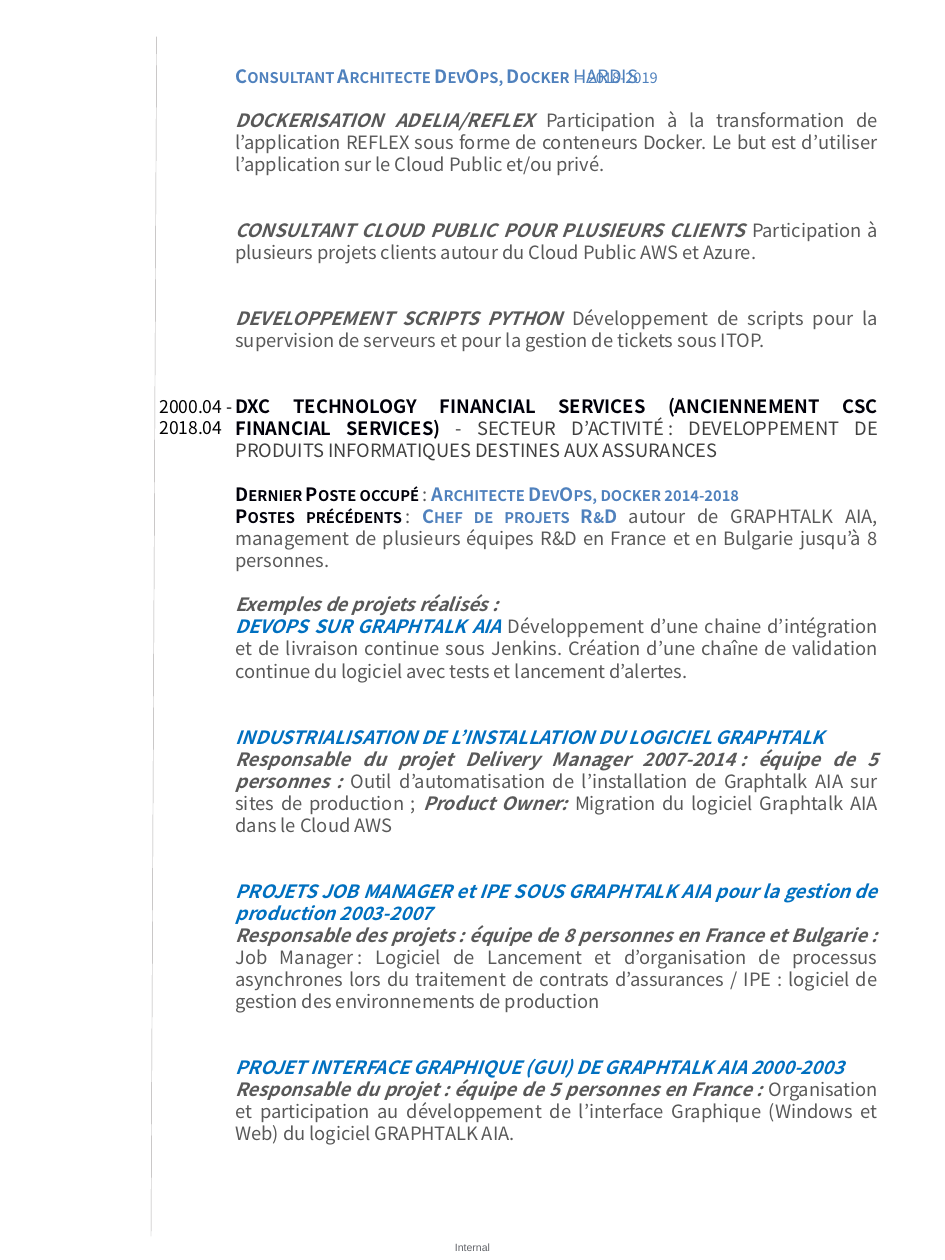
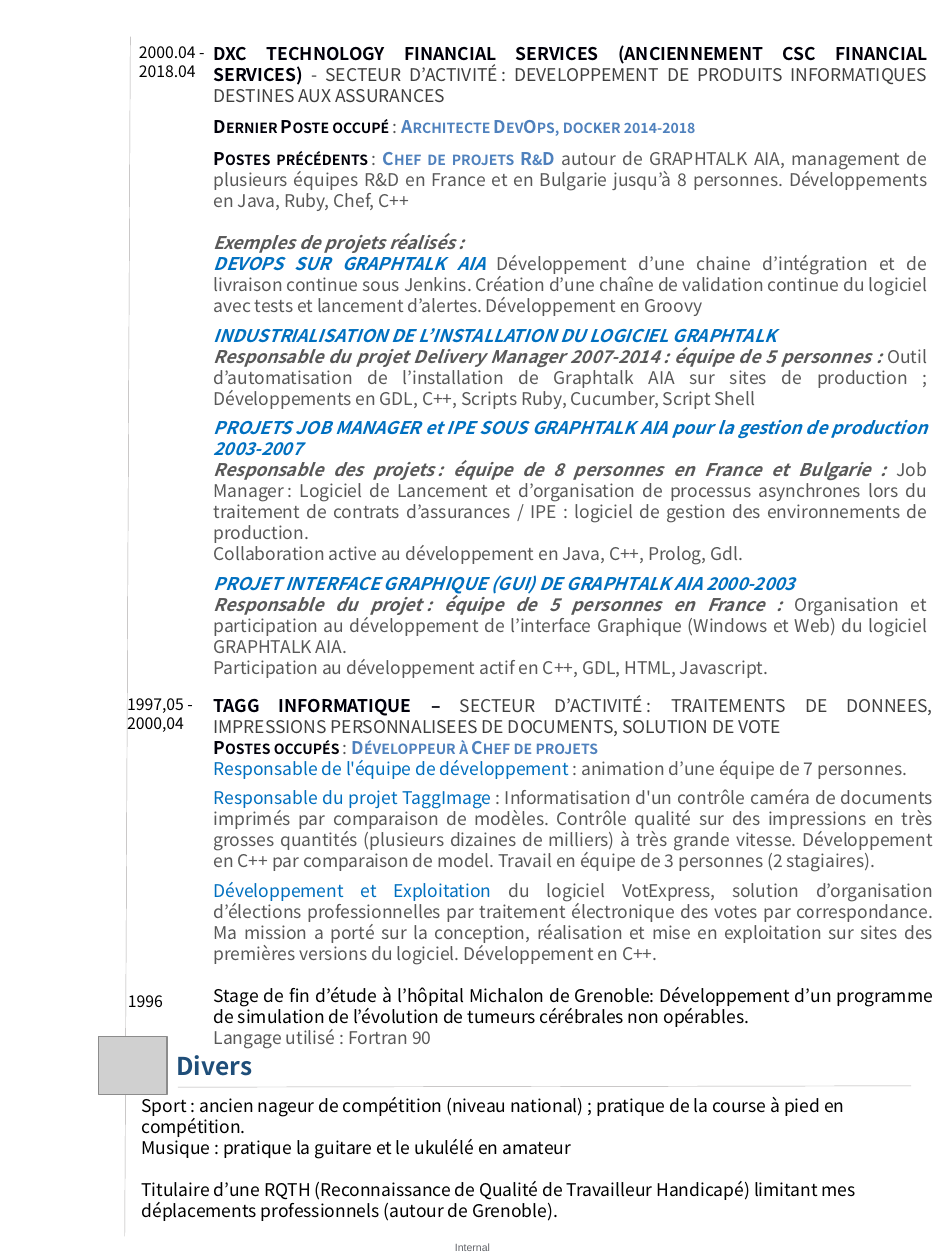
Before and after one commit to Solifred38/cv, a slide deck: slide 2 of CV_FFROMAGER.pptx. Drawn at 945x1260 pixels with LibreOffice and Linux fonts; fonts in the diff are those of the drawing; grey boxes stand for pictures. Boxes give left, top, right and bottom in pixels: in the first picture for what was removed or moved away, otherwise in the second. Text is boxed around its words. In the diff, an @@ line names an element or a change of style, - is before the commit and + after.

```diff
--- a/CV_FFROMAGER.pptx
+++ b/CV_FFROMAGER.pptx
@@ line moved from (156, 37) - (151, 1236) to (130, 37) - (125, 1236) @@
@@ text "2000.04 -": place and size @@
-text "2000.04 -" at <box>159,400,222,435</box>
+text "2000.04 -" at <box>139,46,196,78</box>
@@ text "2000.04 -" at <box>139,46,196,78</box>: size 10 to 9 pt @@
@@ text "DXC TECHNOLOGY FINANCIAL SERVICES (ANCIENNEMENT ...": place and size @@
-text "DXC TECHNOLOGY FINANCIAL SERVICES (ANCIENNEMENT ..." at <box>235,69,878,1145</box>
+text "DXC TECHNOLOGY FINANCIAL SERVICES (ANCIENNEMENT ..." at <box>214,45,928,678</box>
@@ text at <box>214,45,928,653</box>: size 10.5 to 10 pt in "DXC TECHNOLOGY FINANCIAL SERVICES (ANCIENNEMENT CSC FINANCIA ...", "Dernier Poste occupé : Architecte DevOps, docker ...", "Exemples de projets réalisés :", "INDUSTRIALISATION DE L’INSTALLATION DU LOGICIEL GRAPHTALK" and 3 more places @@
@@ text at <box>235,69,878,352</box>: paragraphs removed @@
-Consultant Architecte DevOps, Docker HARDIS – 2018-2019
-DOCKERISATION ADELIA/REFLEX Participation à la transformation de l’application REFLEX sous forme de conteneurs Docker. Le but est d’utiliser l’application sur le Cloud Public et/ou privé.
-CONSULTANT CLOUD PUBLIC POUR PLUSIEURS CLIENTS Participation à plusieurs projets clients autour du Cloud Public AWS et Azure.
-DEVELOPPEMENT SCRIPTS PYTHON Développement de scripts pour la supervision de serveurs et pour la gestion de tickets sous ITOP.
@@ text at <box>214,151,928,211</box>: text changed; size 10.5 to 10 pt @@
-Postes précédents : Chef de projets R&D autour de GRAPHTALK AIA, management de plusieurs équipes R&D en France et en Bulgarie jusqu’à 8 personnes.
+Postes précédents : Chef de projets R&D autour de GRAPHTALK AIA, management de plusieurs équipes R&D en France et en Bulgarie jusqu’à 8 personnes. Développements en Java, Ruby, Chef, C++
@@ text at <box>214,251,928,316</box>: text changed; size 10.5 to 10 pt @@
-DEVOPS SUR GRAPHTALK AIA Développement d’une chaine d’intégration et de livraison continue sous Jenkins. Création d’une chaîne de validation continue du logiciel avec tests et lancement d’alertes.
+DEVOPS SUR GRAPHTALK AIA Développement d’une chaine d’intégration et de livraison continue sous Jenkins. Création d’une chaîne de validation continue du logiciel avec tests et lancement d’alertes. Développement en Groovy
@@ text at <box>214,347,927,409</box>: text changed; size 10.5 to 10 pt @@
-Responsable du projet Delivery Manager 2007-2014 : équipe de 5 personnes : Outil d’automatisation de l’installation de Graphtalk AIA sur sites de production ; Product Owner: Migration du logiciel Graphtalk AIA dans le Cloud AWS
+Responsable du projet Delivery Manager 2007-2014 : équipe de 5 personnes : Outil d’automatisation de l’installation de Graphtalk AIA sur sites de production ; Développements en GDL, C++, Scripts Ruby, Cucumber, Script Shell
@@ text at <box>214,460,928,565</box>: text changed; size 10.5 to 10 pt @@
-Responsable des projets : équipe de 8 personnes en France et Bulgarie : Job Manager : Logiciel de Lancement et d’organisation de processus asynchrones lors du traitement de contrats d’assurances / IPE : logiciel de gestion des environnements de production
+Responsable des projets : équipe de 8 personnes en France et Bulgarie : Job Manager : Logiciel de Lancement et d’organisation de processus asynchrones lors du traitement de contrats d’assurances / IPE : logiciel de gestion des environnements de production.
+Collaboration active au développement en Java, C++, Prolog, Gdl.
@@ text at <box>214,659,768,678</box>: paragraph added @@
+Participation au développement actif en C++, GDL, HTML, Javascript.
@@ text added at <box>127,698,184,732</box>, 9 pt, text #000000 @@
+1997,05 -
+2000,04
@@ text added at <box>214,695,933,1049</box>, 10 pt, text #595959 @@
+TAGG INFORMATIQUE – SECTEUR D’ACTIVITÉ : TRAITEMENTS DE DONNEES, IMPRESSIONS PERSONNALISEES DE DOCUMENTS, SOLUTION DE VOTE
+Postes occupés : Développeur à Chef de projets
+Responsable de l'équipe de développement : animation d’une équipe de 7 personnes.
+Responsable du projet TaggImage : Informatisation d'un contrôle caméra de documents imprimés par comparaison de modèles. Contrôle qualité sur des impressions en très grosses quantités (plusieurs dizaines de milliers) à très grande vitesse. Développement en C++ par comparaison de model. Travail en équipe de 3 personnes (2 stagiaires).
+Développement et Exploitation du logiciel VotExpress, solution d’organisation d’élections professionnelles par traitement électronique des votes par correspondance. Ma mission a porté sur la conception, réalisation et mise en exploitation sur sites des premières versions du logiciel. Développement en C++.
+Stage de fin d’étude à l’hôpital Michalon de Grenoble: Développement d’un programme de simulation de l’évolution de tumeurs cérébrales non opérables.
+Langage utilisé : Fortran 90
@@ text added at <box>128,995,163,1007</box>, 9 pt, text #000000 @@
+1996
@@ picture added at <box>98,1037,166,1095</box> @@
@@ text added at <box>176,1055,252,1076</box>, 14 pt, text #1F4E79, bold @@
+Divers
@@ text added at <box>142,1094,856,1221</box>, 10 pt, text #000000 @@
+Sport : ancien nageur de compétition (niveau national) ; pratique de la course à pied en compétition.
+Musique : pratique la guitare et le ukulélé en amateur
+Titulaire d’une RQTH (Reconnaissance de Qualité de Travailleur Handicapé) limitant mes déplacements professionnels (autour de Grenoble).
@@ line added from (178, 1087) to (911, 1086), #AFABAB 0.25 pt @@
```
Also in this commit, not shown: 1 other slide changed, 1 slide removed, 1 other file.
